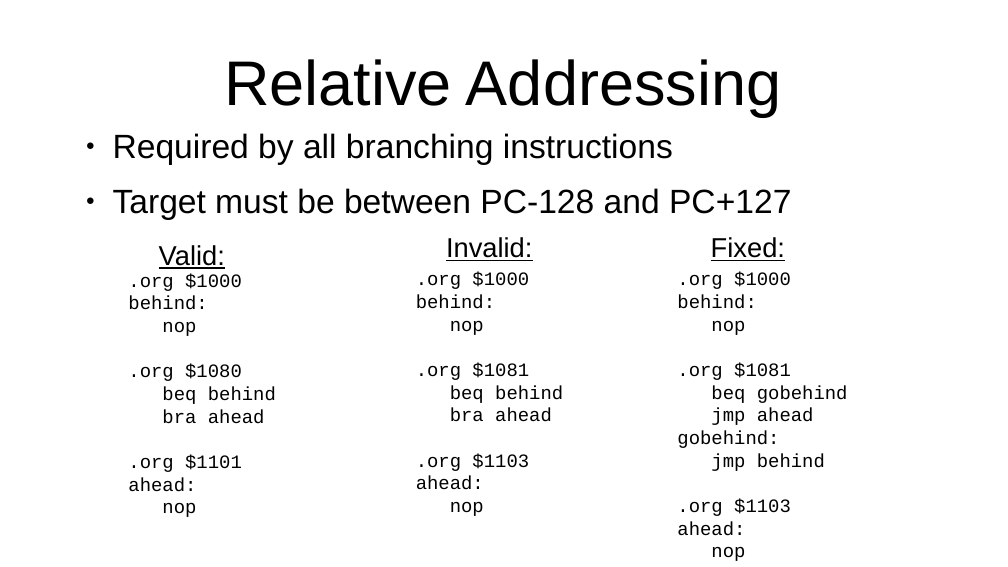
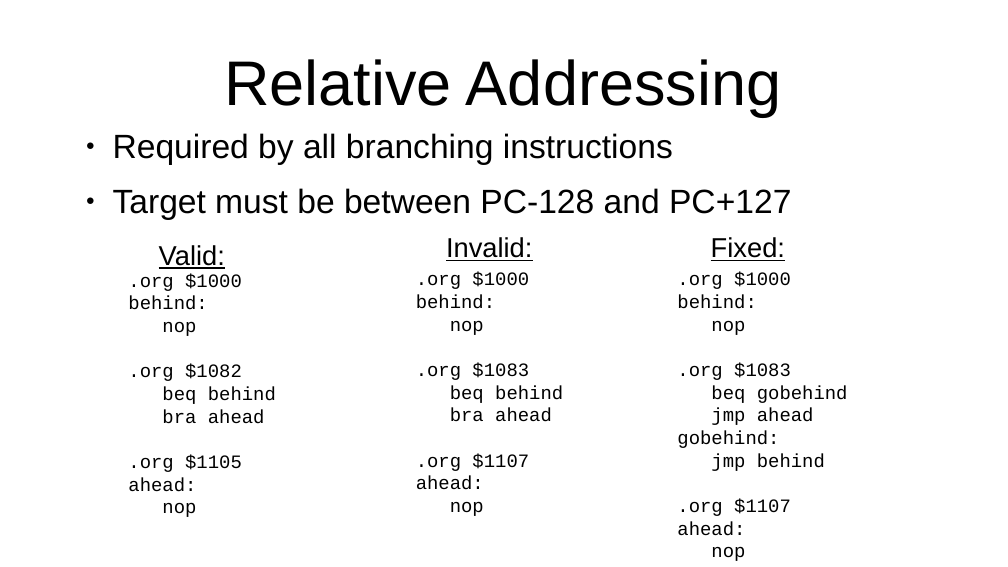
Before and after one commit to SlithyMatt/x16-assembly-tutorial, a slide deck: slide 3 of Lesson3/Lesson3.odp. Drawn at 1008x567 pixels with LibreOffice and Linux fonts; fonts in the diff are those of the drawing. Boxes give left, top, right and bottom in pixels: in the first picture for what was removed or moved away, otherwise in the second. Text is boxed around its words. In the diff, an @@ line names an element or a change of style, - is before the commit and + after.

Commit message:
Fixed errors in relative addressing computation

```diff
--- a/Lesson3/Lesson3.odp
+++ b/Lesson3/Lesson3.odp
@@ text at (x1=128, y1=364, x2=242, y2=381): text changed @@
-.org $1080
+.org $1082
@@ text at (x1=416, y1=363, x2=529, y2=380): text changed @@
-.org $1081
+.org $1083
@@ text at (x1=677, y1=363, x2=791, y2=380): text changed @@
-.org $1081
+.org $1083
@@ text at (x1=128, y1=455, x2=242, y2=472): text changed @@
-.org $1101
+.org $1105
@@ text at (x1=416, y1=454, x2=529, y2=471): text changed @@
-.org $1103
+.org $1107
@@ text at (x1=677, y1=499, x2=791, y2=516): text changed @@
-.org $1103
+.org $1107
```
Also in this commit, not shown: 3 other slides changed, 1 other file.
